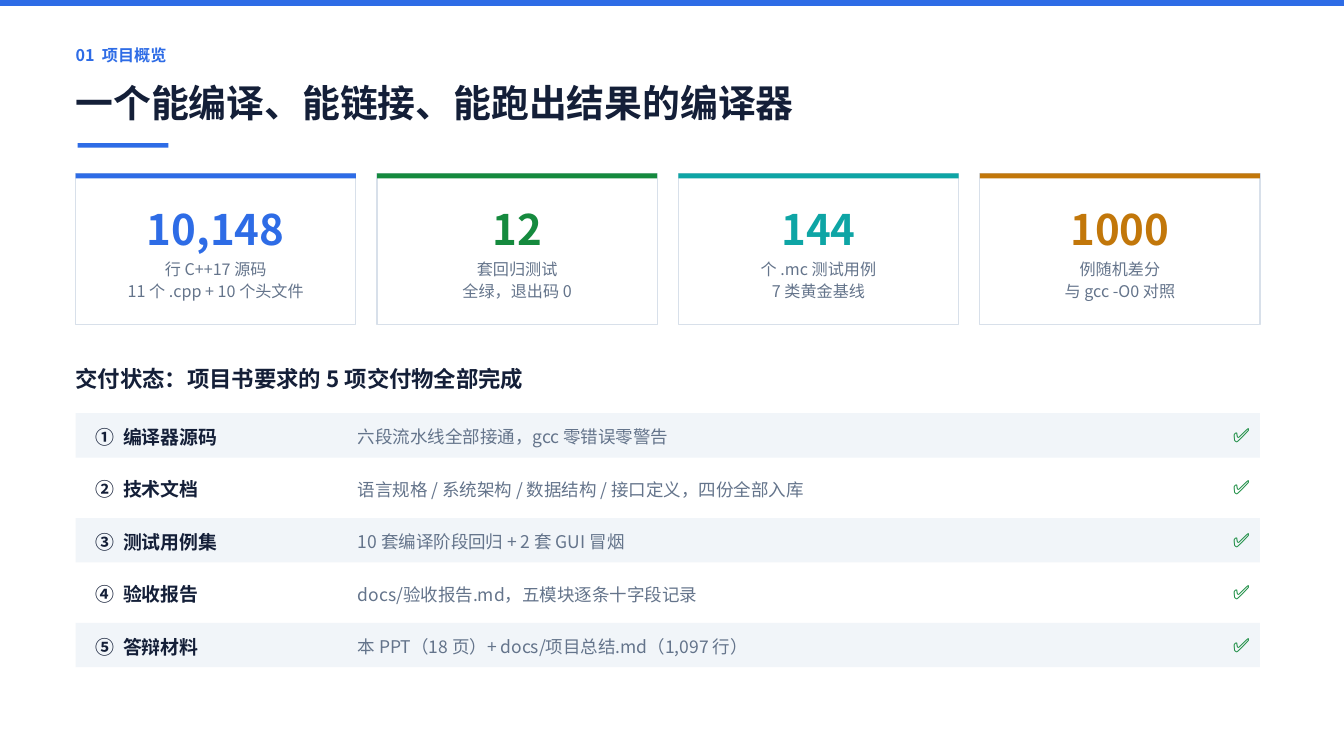
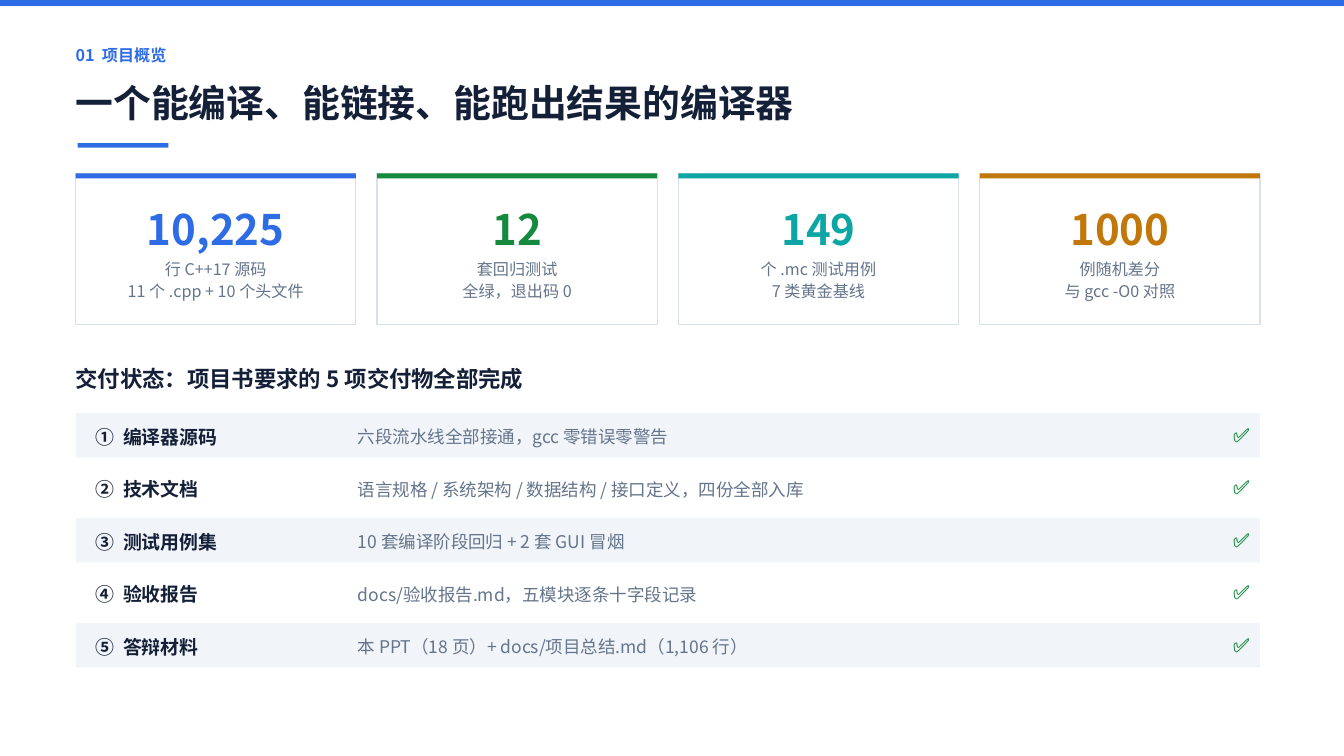
Before and after one commit to 9527-qincheng/MiniCCompiler, a slide deck: slide 2 of docs/MiniC编译器_答辩演示.pptx. Drawn at 1344x756 pixels with LibreOffice and Linux fonts; fonts in the diff are those of the drawing. Boxes give left, top, right and bottom in pixels: in the first picture for what was removed or moved away, otherwise in the second. Text is boxed around its words. In the diff, an @@ line names an element or a change of style, - is before the commit and + after.

```diff
--- a/docs/MiniC编译器_答辩演示.pptx
+++ b/docs/MiniC编译器_答辩演示.pptx
@@ text at [147,213,285,254]: text changed @@
-10,148
+10,225
@@ text at [781,213,855,246]: text changed @@
-144
+149
@@ text at [358,638,748,656]: text changed @@
-本 PPT（18 页）+ docs/项目总结.md（1,097 行）
+本 PPT（18 页）+ docs/项目总结.md（1,106 行）
```
Also in this commit, not shown: 5 other slides changed, 32 other files.
